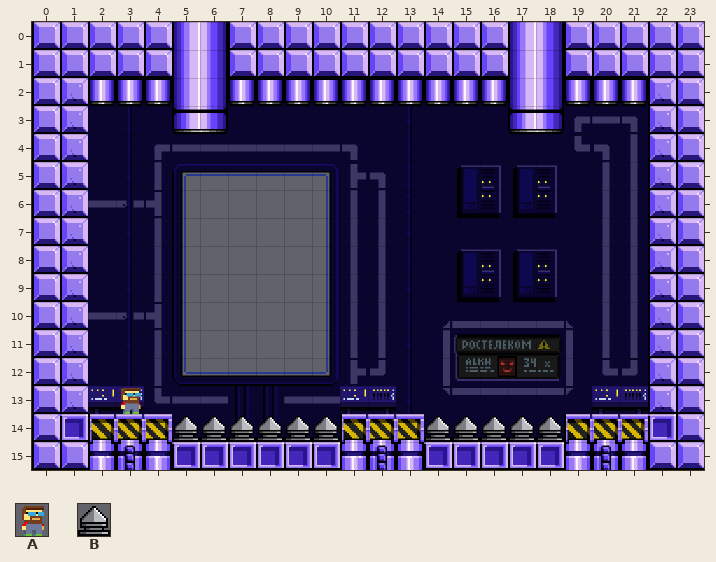
One commit to this Tiled map (JSON): src/assets/levels/level1_3x.json. The picture above is the old version.
Cells are 32x32 px. Shown: x 0..23, y 0..15.
Key: from "player": A 0; from "thorn": B 0.
Objects are placed by their top-left corner, in cells (3,4 is the top-left corner of cell 3,4); size is 1x1 cell unless given.
Layers that did not change in this view are not listed.
Objects on layer "objectsLayer" before:
A "Player" at 3,13
B "ThornUp" at 5,14
B "ThornUp" at 6,14
B "ThornUp" at 7,14
B "ThornUp" at 8,14
B "ThornUp" at 9,14
B "ThornUp" at 10,14
B "ThornUp" at 14,14
B "ThornUp" at 15,14
B "ThornUp" at 16,14
B "ThornUp" at 17,14
B "ThornUp" at 18,14
Once edited:
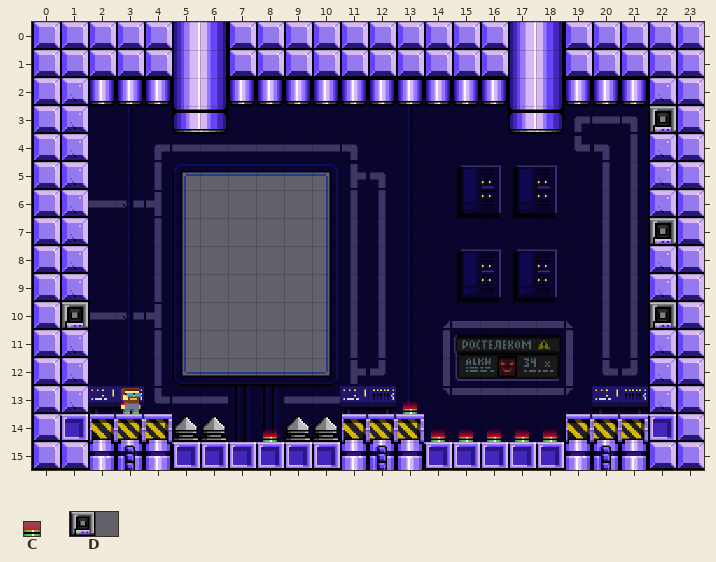
Further tiles: from "mine": C 0; from "movableThorn": D 0.
From old to new:
{"where": "layer \"objectsLayer\""}
{"now": "D \"MovableThorn\" at 22,3 size 2x1"}
{"now": "D \"MovableThorn\" at 22,7 size 2x1"}
{"now": "D \"MovableThorn\" at 1,10 size 2x1"}
{"now": "D \"MovableThorn\" at 22,10 size 2x1"}
{"now": "C \"Mine\" at 13.2,13.6 size 0.5x0.4"}
{"now": "C \"Mine\" at 8.2,14.6 size 0.5x0.4"}
{"now": "C \"Mine\" at 14.2,14.6 size 0.5x0.4"}
{"now": "C \"Mine\" at 15.2,14.6 size 0.5x0.4"}
{"now": "C \"Mine\" at 16.2,14.6 size 0.5x0.4"}
{"now": "C \"Mine\" at 17.2,14.6 size 0.5x0.4"}
{"now": "C \"Mine\" at 18.2,14.6 size 0.5x0.4"}
{"was": "B \"ThornUp\" at 7,14"}
{"was": "B \"ThornUp\" at 8,14"}
{"was": "B \"ThornUp\" at 14,14"}
{"was": "B \"ThornUp\" at 15,14"}
{"was": "B \"ThornUp\" at 16,14"}
{"was": "B \"ThornUp\" at 17,14"}
{"was": "B \"ThornUp\" at 18,14"}
{"label":"added","picture_box":[650,106,676,132]}
{"label":"added","picture_box":[650,218,676,244]}
{"label":"added","picture_box":[62,302,90,330]}
{"label":"added","picture_box":[650,302,676,328]}
{"label":"added","picture_box":[403,402,417,414]}
{"label":"changed","picture_box":[228,416,284,442]}
{"label":"changed","picture_box":[424,416,564,442]}
